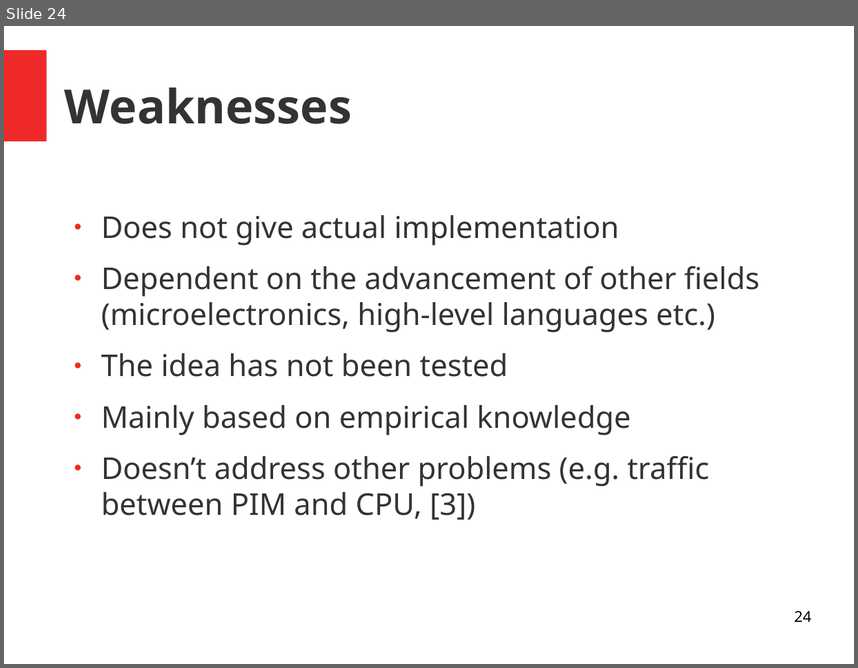
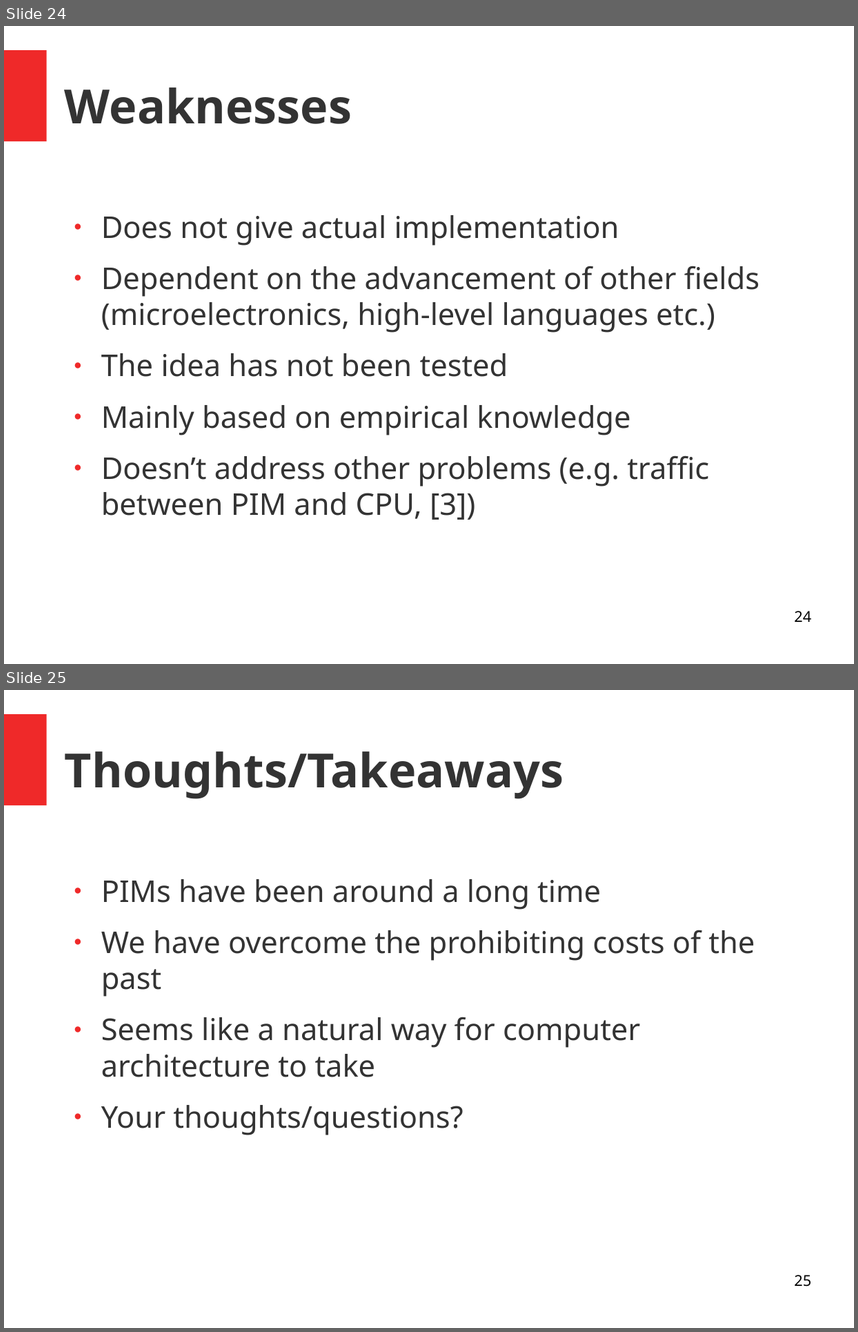
Before and after one commit to Thapep/PPS, a slide deck: inmemory/In Memory Processing Presentation.odp. Shown one above the other, each under a label of ours: slide 24 before the commit, slides 24 and 25 after it. The pictures are 858x668 and 858x1332 pixels, drawn with LibreOffice and Linux fonts; fonts in the diff are those of the drawing. Boxes give left, top, right and bottom in pixels: in the first picture for what was removed or moved away, otherwise in the second. Text is boxed around its words. In the diff, an @@ line names an element or a change of style, - is before the commit and + after.

Commit message:
References and Takeaways covered

```diff
--- a/inmemory/In Memory Processing Presentation.odp
+++ b/inmemory/In Memory Processing Presentation.odp
@@ slide 25 added at [4, 690, 854, 1328], background #FFFFFF; not listed: 1 template element that a slide beside it also shows @@
@@ title added at [65, 751, 564, 799], 44 pt, text #333333, bold @@
+Thoughts/Takeaways
@@ text added at [101, 879, 755, 1135], 28 pt, text #333333 @@
+● PIMs have been around a long time
+● We have overcome the prohibiting costs of the past
+● Seems like a natural way for computer architecture to take
+● Your thoughts/questions?
@@ page number added at [794, 1274, 811, 1286], 14 pt, text #000000 @@
+25
```
Also in this commit, not shown: 1 other slide added, 1 other file.
